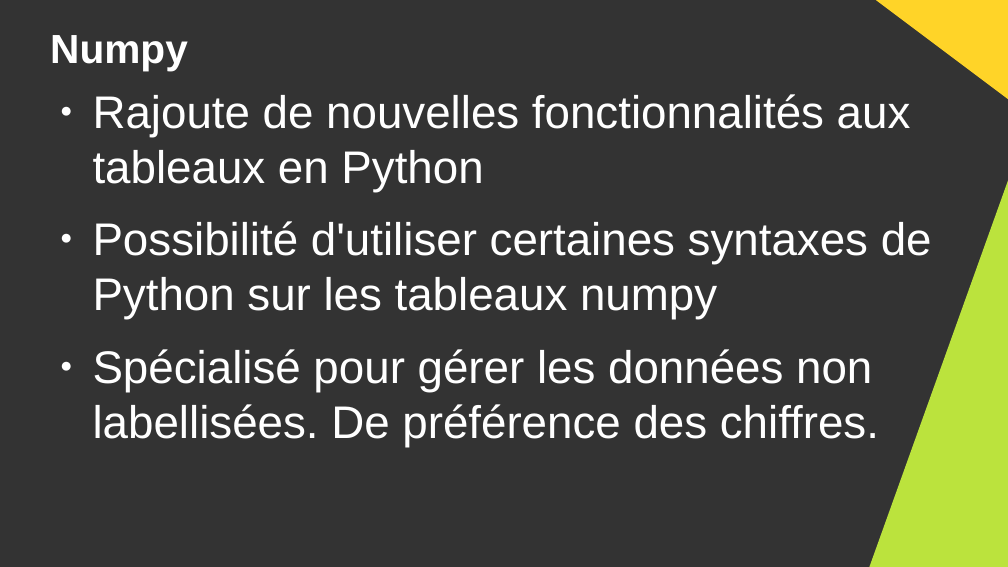
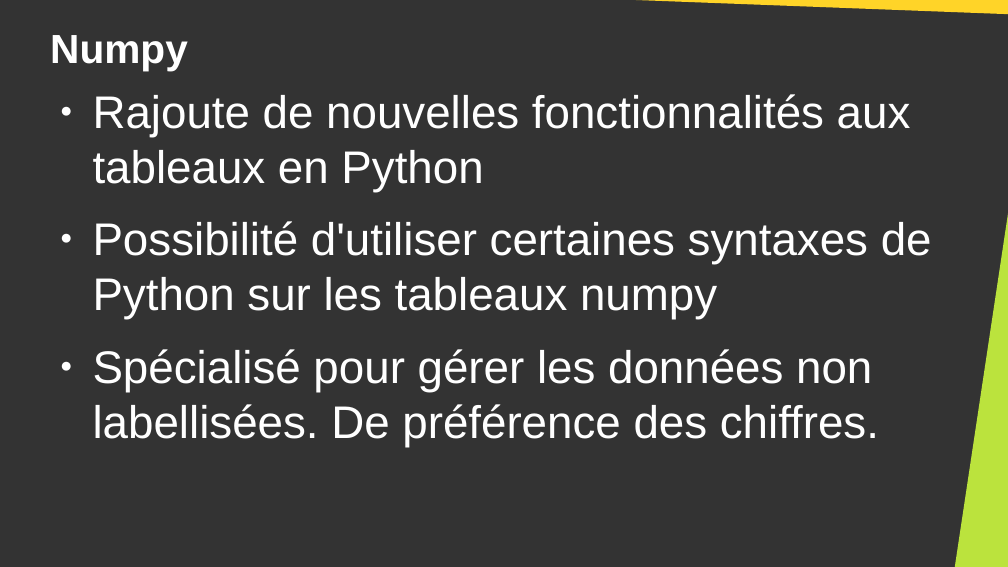
Before and after one commit to DanYellow/cours, a slide deck: slide 5 of big-data-s4/travaux-pratiques/numero-5/presentation.odp. Drawn at 1008x567 pixels with LibreOffice and Linux fonts; fonts in the diff are those of the drawing. Boxes give left, top, right and bottom in pixels: in the first picture for what was removed or moved away, otherwise in the second. Text is boxed around its words. In the diff, an @@ line names an element or a change of style, - is before the commit and + after.

```diff
--- a/big-data-s4/travaux-pratiques/numero-5/presentation.odp
+++ b/big-data-s4/travaux-pratiques/numero-5/presentation.odp
@@ right triangle added at [497,0,1008,15], fill #FFD428 @@
@@ right triangle removed at [869,0,1008,104] @@
@@ right triangle: place and size @@
-right triangle at [869,177,1008,567]
+right triangle at [954,180,1008,567]
```
Also in this commit, not shown: 3 other slides changed, 1 slide added, 22 other files.
